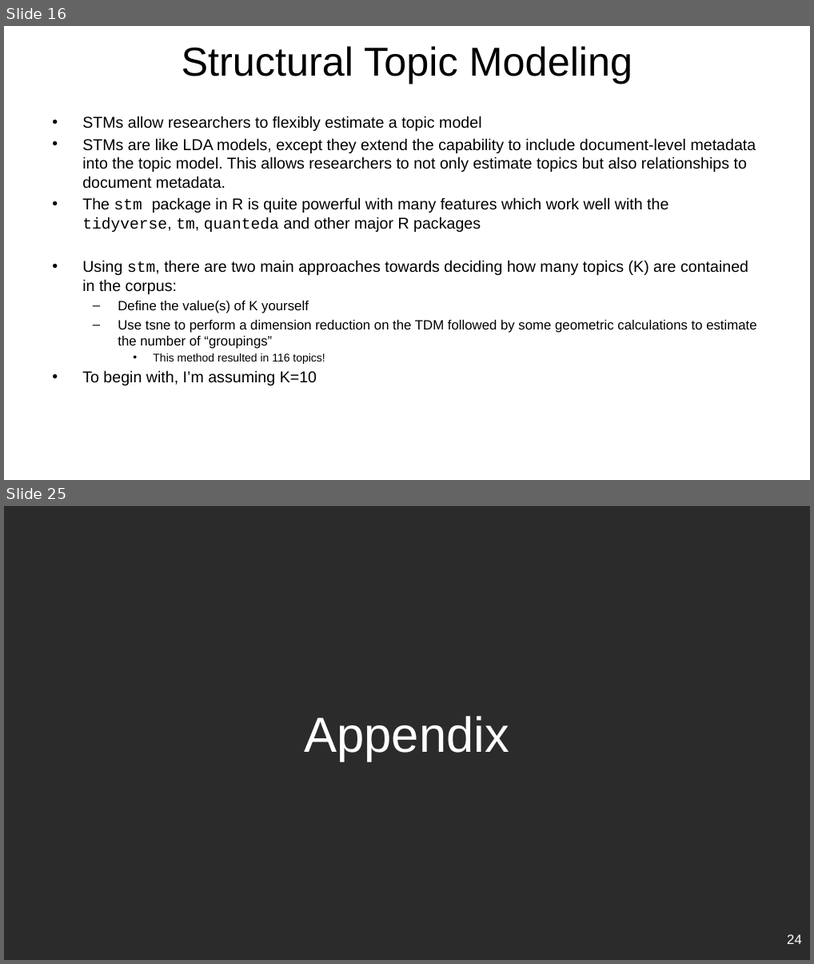
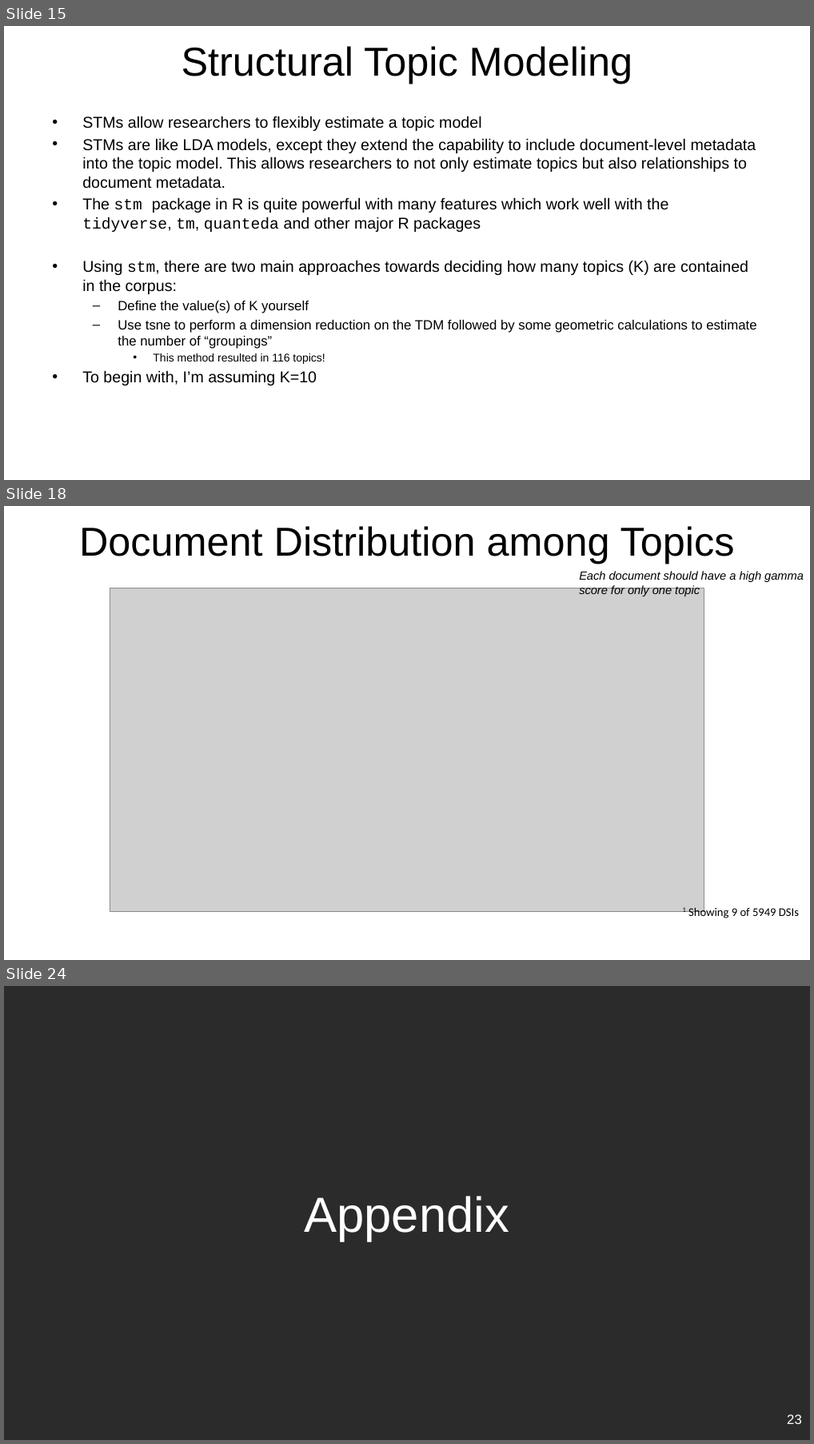
Before and after one commit to rsangole/453_TextAnalysis_FinalProject, a slide deck: reports/Final Report.pptx. Shown one above the other, each under a label of ours: slides 16 and 25 before the commit, slides 15, 18 and 24 after it; the slides between them are not shown. The pictures are 814x964 and 814x1444 pixels, drawn with LibreOffice and Linux fonts; fonts in the diff are those of the drawing; grey boxes stand for pictures; background and template pictures are left out; a plain dark background stands for a picture behind light text. Boxes give left, top, right and bottom in pixels: in the first picture for what was removed or moved away, otherwise in the second. Text is boxed around its words. In the diff, an @@ line names an element or a change of style, - is before the commit and + after.

```diff
--- a/reports/Final Report.pptx
+++ b/reports/Final Report.pptx
@@ slide 18 added at box(4, 506, 810, 960), background picture (left out) @@
@@ title added at box(79, 526, 735, 564), 36 pt, text #000000 @@
+Document Distribution among Topics
@@ text added at box(579, 571, 804, 596), 10.5 pt, text #000000, italic @@
+Each document should have a high gamma score for only one topic
@@ picture added at box(110, 588, 705, 911) @@
@@ text added at box(683, 905, 799, 918), 10.5 pt, text #000000 @@
+1 Showing 9 of 5949 DSIs
@@ page number added at box(582, 926, 770, 950), 12 pt, text #FFFFFF @@
+17
@@ what was slide 16 is now slide 15 @@
@@ what was slide 25 is now slide 24 @@
@@ page number at box(787, 1414, 802, 1424): text changed @@
-24
+23
```
Also in this commit, not shown: 6 slides changed, 5 other slides added, 7 slides removed, 6 other files.
